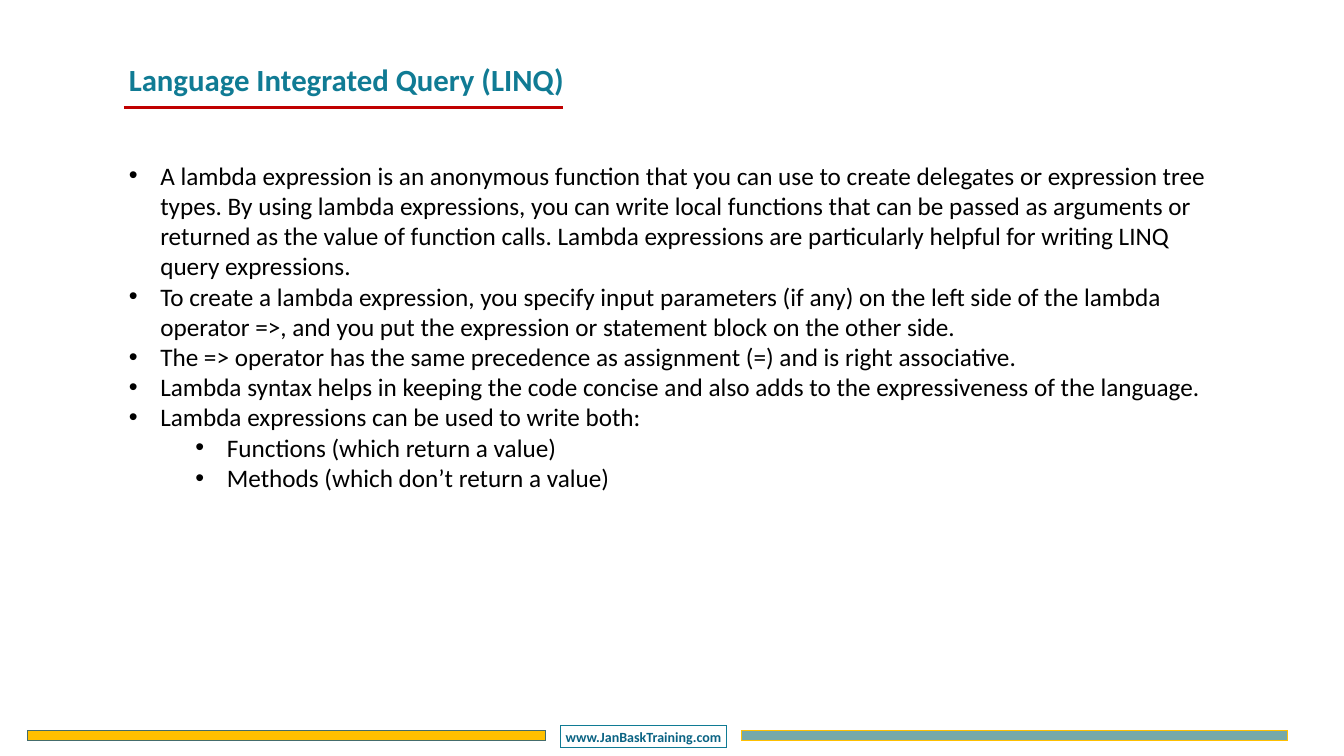
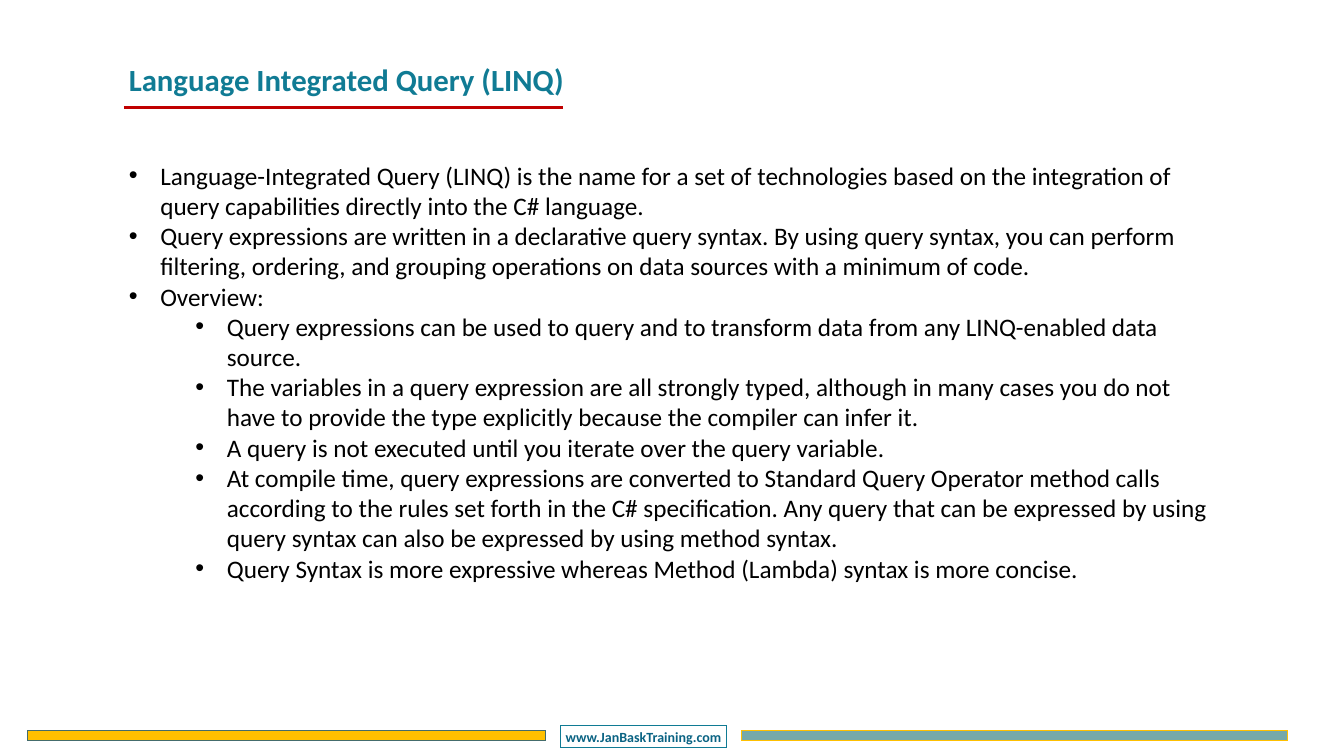
Before and after one commit to DotNetTraining/DotNetEssentials, a slide deck: slide 5 of slides/OOPC/OOPC - Chapter4.pptx. Drawn at 1344x756 pixels with LibreOffice and Linux fonts; fonts in the diff are those of the drawing; background and template pictures are left out. Boxes give left, top, right and bottom in pixels: in the first picture for what was removed or moved away, otherwise in the second. Text is boxed around its words. In the diff, an @@ line names an element or a change of style, - is before the commit and + after.

```diff
--- a/slides/OOPC/OOPC - Chapter4.pptx
+++ b/slides/OOPC/OOPC - Chapter4.pptx
@@ text at [160, 166, 1206, 582]: text changed @@
-• A lambda expression is an anonymous function that you can use to create delegates or expression tree types. By using lambda expressions, you can write local functions that can be passed as arguments or returned as the value of function calls. Lambda expressions are particularly helpful for writing LINQ query expressions.
-• To create a lambda expression, you specify input parameters (if any) on the left side of the lambda operator =>, and you put the expression or statement block on the other side.
-• The => operator has the same precedence as assignment (=) and is right associative.
-• Lambda syntax helps in keeping the code concise and also adds to the expressiveness of the language.
-• Lambda expressions can be used to write both:
-  • Functions (which return a value)
-  • Methods (which don’t return a value)
+• Language-Integrated Query (LINQ) is the name for a set of technologies based on the integration of query capabilities directly into the C# language.
+• Query expressions are written in a declarative query syntax. By using query syntax, you can perform filtering, ordering, and grouping operations on data sources with a minimum of code.
+• Overview:
+  • Query expressions can be used to query and to transform data from any LINQ-enabled data source.
+  • The variables in a query expression are all strongly typed, although in many cases you do not have to provide the type explicitly because the compiler can infer it.
+  • A query is not executed until you iterate over the query variable.
+  • At compile time, query expressions are converted to Standard Query Operator method calls according to the rules set forth in the C# specification. Any query that can be expressed by using query syntax can also be expressed by using method syntax.
+  • Query Syntax is more expressive whereas Method (Lambda) syntax is more concise.
```
Also in this commit, not shown: 2 other slides changed, 7 slides added, 5 other files.
